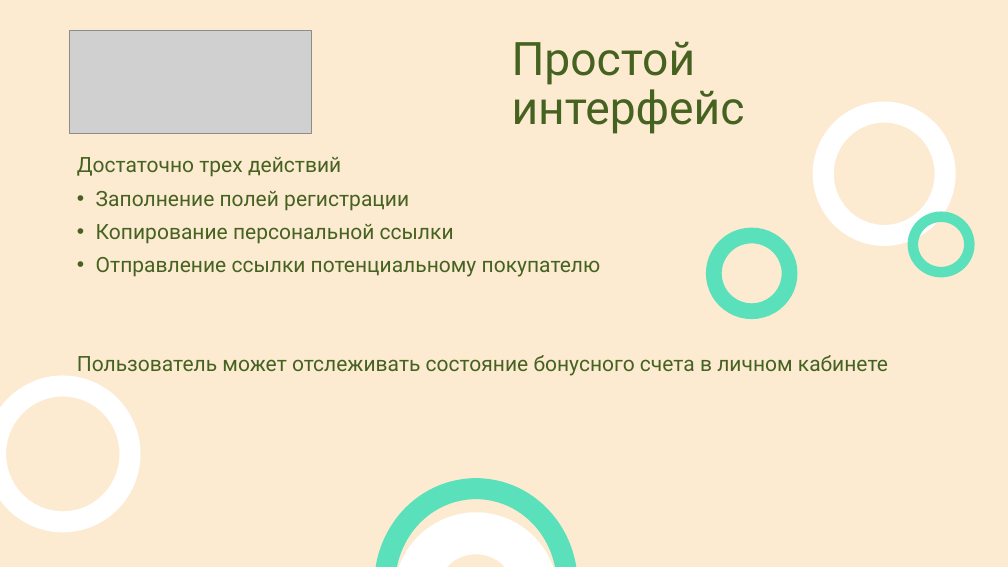
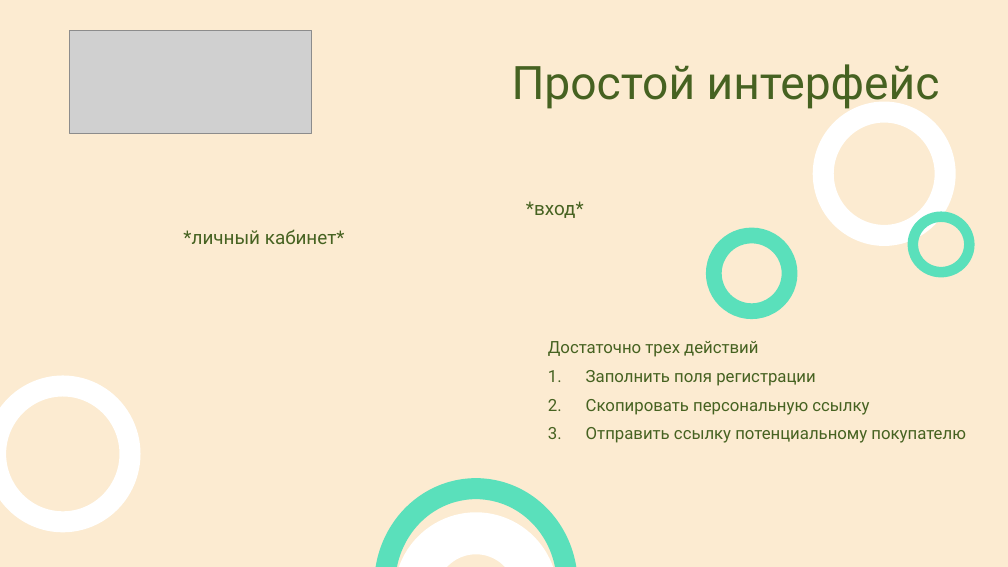
Before and after one commit to TaisiaOtroshenko/Html_CSS_referal, a slide deck: slide 4 of html_css_site/Grocery-store/Sundress.pptx. Drawn at 1008x567 pixels with LibreOffice and Linux fonts; fonts in the diff are those of the drawing; grey boxes stand for pictures. Boxes give left, top, right and bottom in pixels: in the first picture for what was removed or moved away, otherwise in the second. Text is boxed around its words. In the diff, an @@ line names an element or a change of style, - is before the commit and + after.

```diff
--- a/html_css_site/Grocery-store/Sundress.pptx
+++ b/html_css_site/Grocery-store/Sundress.pptx
@@ title "Простой интерфейс" rewrapped from (512,41,745,134) to (512,64,940,111) @@
@@ text added at (526,201,584,218), 18 pt, text #466221 @@
+*вход*
@@ text added at (183,229,345,244), 18 pt, text #466221 @@
+*личный кабинет*
@@ text "Достаточно трех действий": place and size @@
-text "Достаточно трех действий" at (77,157,888,378)
+text "Достаточно трех действий" at (548,341,966,443)
@@ text at (548,341,758,357): size 20 to 16 pt in "Достаточно трех действий" @@
@@ text at (586,370,966,443): text changed; size 20 to 16 pt @@
-• Заполнение полей регистрации
-• Копирование персональной ссылки
-• Отправление ссылки потенциальному покупателю
-Пользователь может отслеживать состояние бонусного счета в личном кабинете
+1. Заполнить поля регистрации
+2. Скопировать персональную ссылку
+3. Отправить ссылку потенциальному покупателю
```
Also in this commit, not shown: 5 other slides changed.
